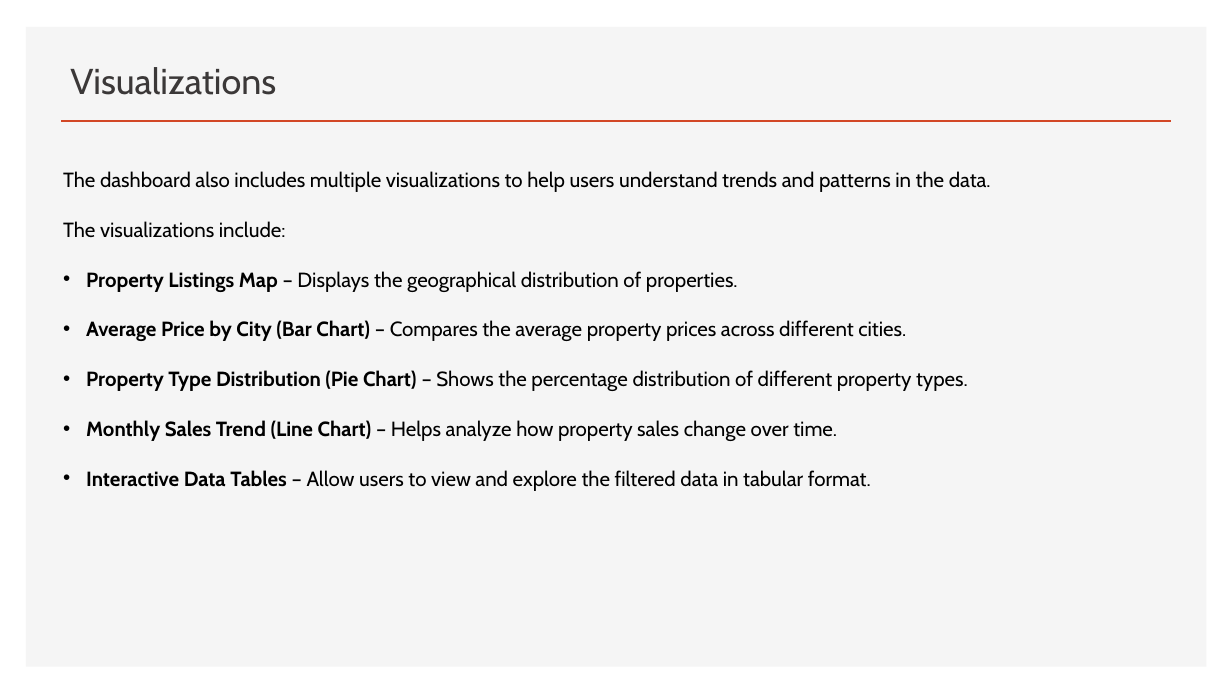
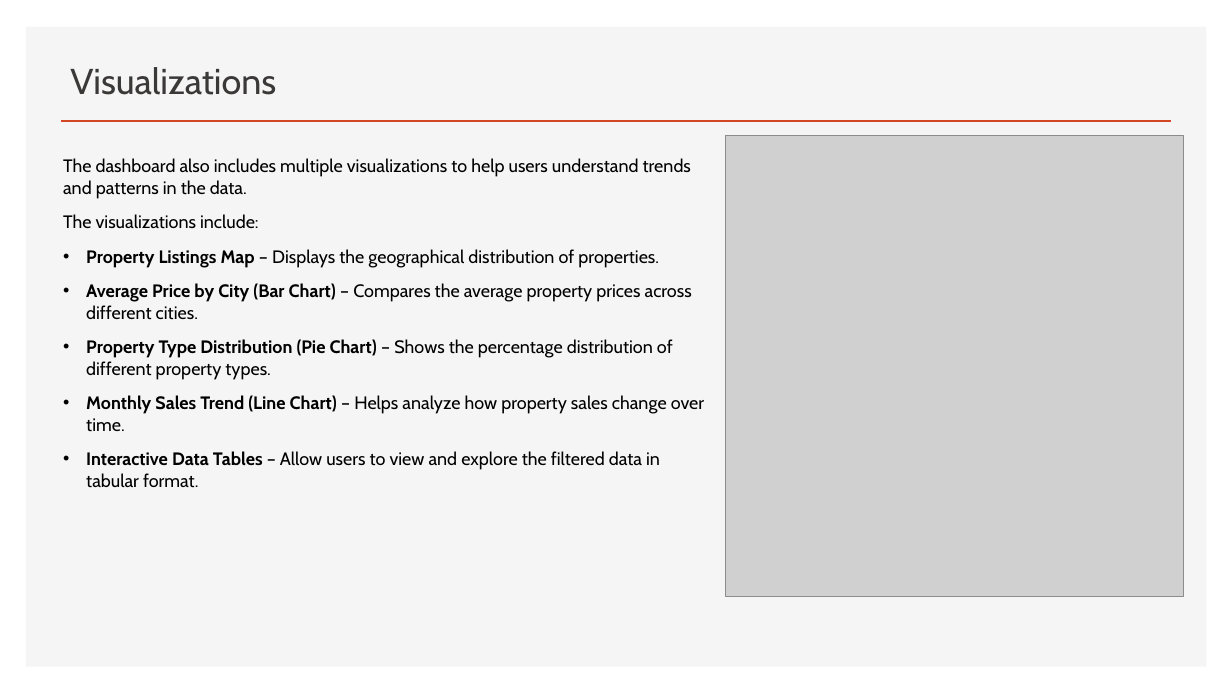
Before and after one commit to rabbanishaik1421/brickview-realestate-analytics-platform, a slide deck: slide 10 of presentation/Presentation.pptx. Drawn at 1232x693 pixels with LibreOffice and Linux fonts; fonts in the diff are those of the drawing; grey boxes stand for pictures; background and template pictures are left out. Boxes give left, top, right and bottom in pixels: in the first picture for what was removed or moved away, otherwise in the second. Text is boxed around its words. In the diff, an @@ line names an element or a change of style, - is before the commit and + after.

```diff
--- a/presentation/Presentation.pptx
+++ b/presentation/Presentation.pptx
@@ picture added at [726,136,1184,597] @@
@@ text "The dashboard also includes multiple ..." at [63,158,704,488]: size 16 to 14 pt; line spacing 1.5 to 1 @@
```
Also in this commit, not shown: 5 other slides changed, 2 other files.
